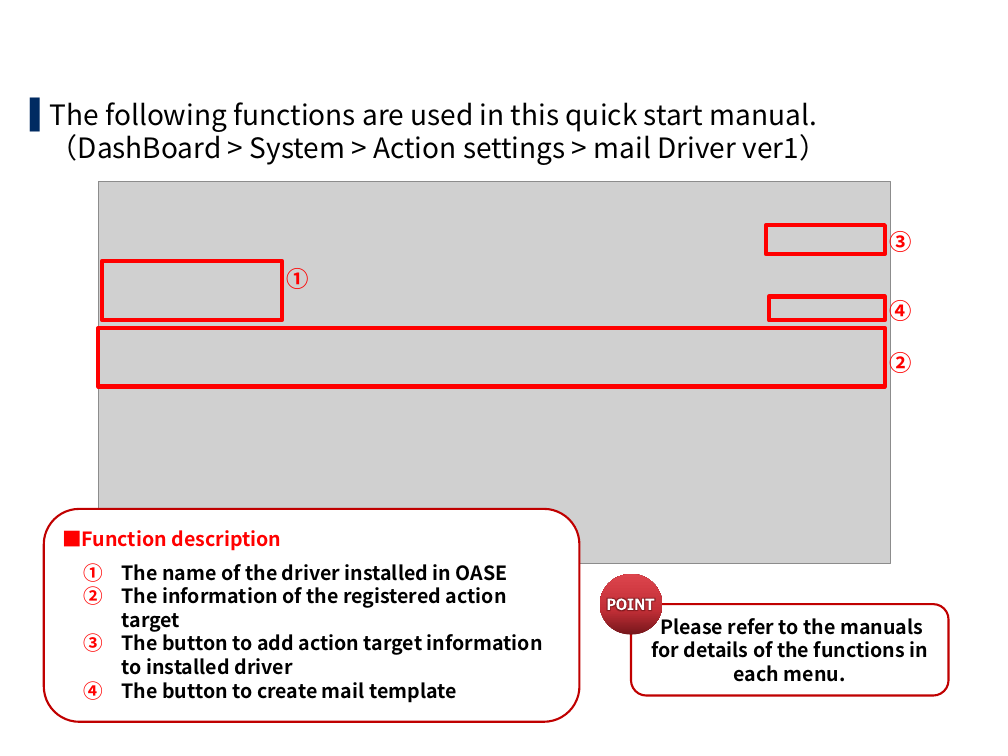
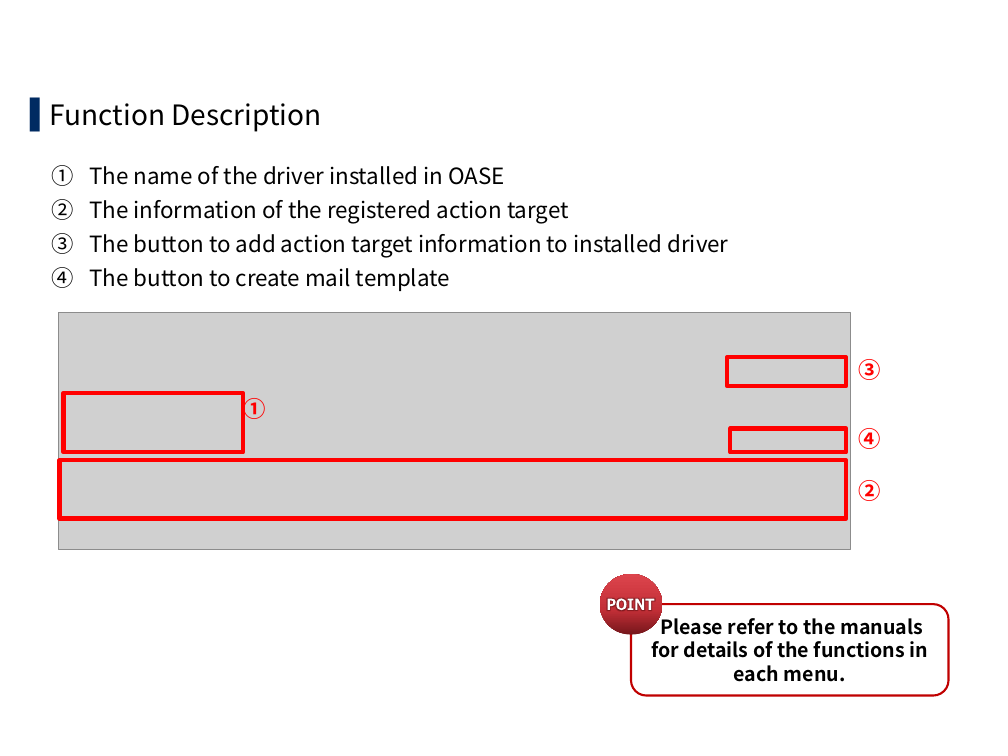
Before and after one commit to exastro-suite/oase-docs, a slide deck: slide 8 of asset/Learn/OASE-quickstart.pptx (slide 6 before the commit). Drawn at 1008x756 pixels with LibreOffice and Linux fonts; fonts in the diff are those of the drawing; grey boxes stand for pictures; background and template pictures are left out. Boxes give left, top, right and bottom in pixels: in the first picture for what was removed or moved away, otherwise in the second. Text is boxed around its words. In the diff, an @@ line names an element or a change of style, - is before the commit and + after.

Commit message:
Add manuals of English.

```diff
--- a/asset/Learn/OASE-quickstart.pptx
+++ b/asset/Learn/OASE-quickstart.pptx
@@ text at <box>50,103,728,291</box>: text changed; size 20 to 16 pt @@
-▌ The following functions are used in this quick start manual.
-  （DashBoard > System > Action settings > mail Driver ver1）
+▌ Function Description
+1. The name of the driver installed in OASE
+2. The information of the registered action target
+3. The button to add action target information to installed driver
+4. The button to create mail template
@@ title at <box>52,165,74,288</box>: text changed @@
-1.3 Screen description（Action setting screen）
+1.4 Screen description（Action setting screen）
@@ picture: place and size @@
-picture at <box>98,181,890,563</box>
+picture at <box>58,312,850,549</box>
@@ 4 rectangles, 1 text: place and size @@
-4 rectangles, 1 text at <box>98,225,885,387</box>
+4 rectangles, 1 text at <box>59,357,846,519</box>
@@ 3 texts: place and size @@
-3 texts at <box>890,227,912,376</box>
+3 texts at <box>858,359,880,501</box>
@@ rounded rectangle removed at <box>43,509,579,722</box> @@
-■Function description
-1. The name of the driver installed in OASE
-2. The information of the registered action target
-3. The button to add action target information to installed driver
-4. The button to create mail template
```
Also in this commit, not shown: 25 other slides changed, 8 slides added, 1 slide removed, 8 other files.
